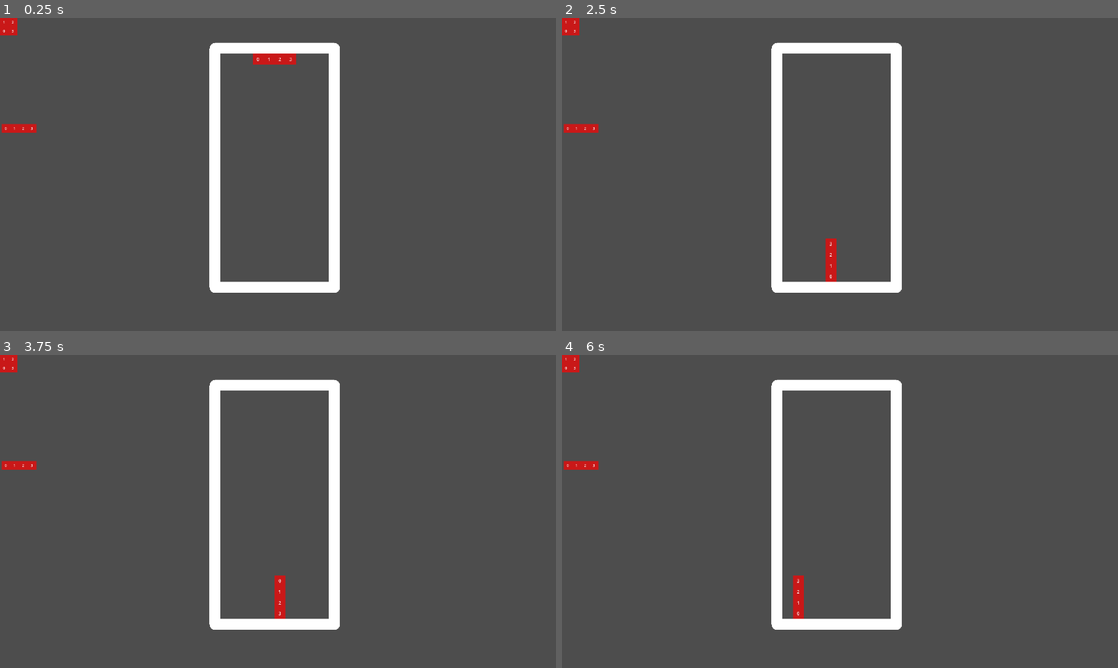
Above: before the commit, frames 1-4 (two rows, left to right).
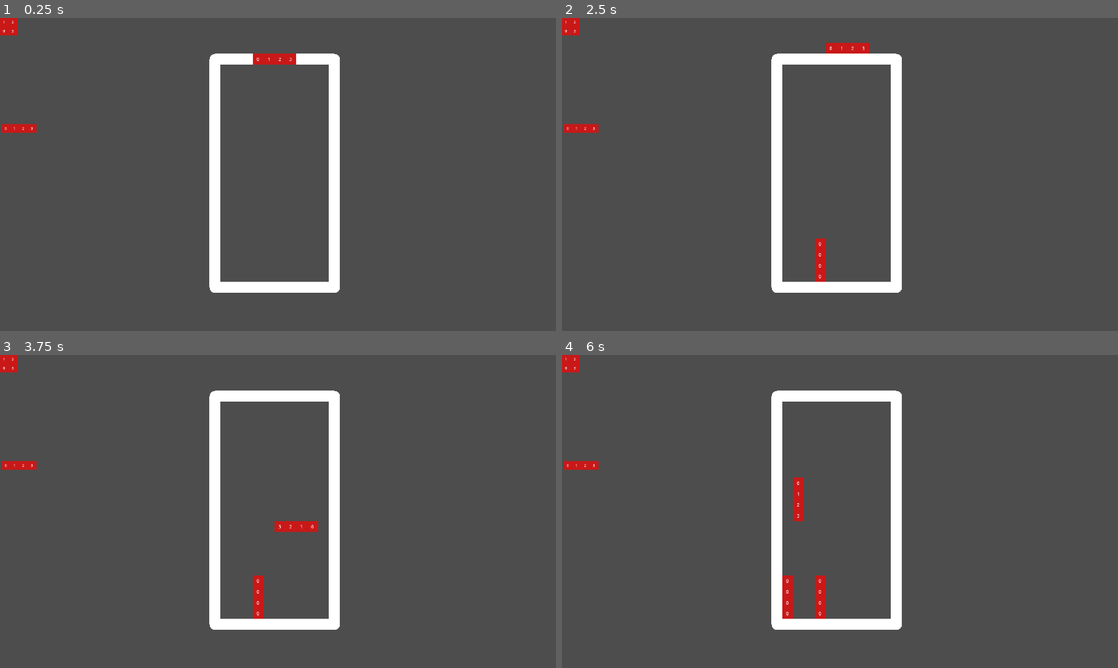
Above: after the commit, the same moments.

Repository: alpdk/tetris-godot
Game: Godot game, scene res://level/level.tscn
Two runs of this game, one before a commit and one after it. Both use one fixed random seed, a clock stepped at 60 frames per second and the inputs below.
Inputs (mouse positions are in pixels of both pictures, inside the frame that each line leads up to):
- Up to frame 1 (0.25 s): no input
- Up to frame 2 (2.5 s): move the mouse to (962, 158) at 0.52 s; hold D (slide_right) 0.53-1.28 s; click (962, 158) at 0.6 s; move the mouse to (728, 190) at 1.27 s; hold A (slide_left) 1.28-2.03 s; click (728, 190) at 1.35 s; move the mouse to (895, 105) at 2.02 s; hold D (slide_right) from 2.03 s (still down); click (895, 105) at 2.1 s
- Up to frame 3 (3.75 s): move the mouse to (250, 574) at 2.77 s; click (250, 574) at 2.85 s; move the mouse to (444, 558) at 3.52 s; release D (slide_right) at 3.53 s; hold A (slide_left) from 3.53 s (still down); click (444, 558) at 3.6 s
- Up to frame 4 (6 s): move the mouse to (673, 464) at 4.27 s; click (673, 464) at 4.35 s; move the mouse to (867, 511) at 5.02 s; click (867, 511) at 5.1 s; move the mouse to (756, 433) at 5.77 s; release A (slide_left) at 5.78 s; hold D (slide_right) from 5.78 s (still down); click (756, 433) at 5.85 s

The runs differ from the first frame. In frame 1, 1.3% of the frame differs, in the area x 37-62%, y 7-15%; in frame 2, 2.1%; in frame 3, 2.4%; in frame 4, 2.6%, in the area x 37-62%, y 7-85%.

Commit message:
Fixed blocks and binary board appearnce and interaction, when block is stoped at the bottom line

Diff:
--- a/board/board.tscn
+++ b/board/board.tscn
@@ -7,12 +7,12 @@
 
 [node name="BoardBox" type="Line2D" parent="." unique_id=2089109878]
 texture_repeat = 3
-points = PackedVector2Array(0, -440, 220, -440, 220, 0, 0, 0)
+points = PackedVector2Array(0, -420, 220, -420, 220, 0, 0, 0)
 closed = true
 width = 20.0
 joint_mode = 2
 
-[node name="Lines" type="Node2D" parent="." unique_id=1409746379]
+[node name="Lines" type="Node2D" parent="." unique_id=1707807347]
 
 [node name="DownTimer" type="Timer" parent="." unique_id=1672051842]
 wait_time = 0.1
--- a/board/src/board.gd
+++ b/board/src/board.gd
@@ -98,7 +98,7 @@
 	# create nodes for each new line
 	for i in range(rows_count):
 		var new_line : Node2D = Node2D.new()
-		new_line.name = "Line_%s" % int(-i)
+		new_line.name = "Line_%s" % int(i)
 		lines.add_child(new_line)
 
 	# fill blocks_board and binary_board
@@ -106,15 +106,24 @@
 	var block : PackedScene = load("res://block/block.tscn")
 
 	for row_ind in range(rows_count):
-		var blocks_row : Array[Node2D] = []
+		var blocks_row : Array[Block] = []
 		var binary_row : Array[int] = []
 
 		for col_ind in range(columns_count):
-			blocks_row.append(block.instantiate())
+			var new_block : Block = block.instantiate()
+			new_block.position = self._grid_to_pos(Vector2(col_ind, row_ind))
+			new_block.visible = false
+
+			var target_line : Node = get_node("./Lines/Line_%s" % col_ind)
+			new_block.name = "Block_%s" % row_ind
+
+			target_line.add_child(new_block)
+
+			blocks_row.append(new_block)
 			binary_row.append(0)
 
 		blocks_board.append(blocks_row)
-		binary_row.append(binary_row)
+		binary_board.append(binary_row)
 
 	# load names of figure scenese
 	_load_figure_scene_paths()
@@ -125,7 +134,7 @@
 func _on_child_entered_tree(node: Node) -> void:
 	# if Figure was added, place it at specific place
 	if node is Figure:
-		var shifted_spawn_pos : Vector2i = Vector2i(fig_spawn_grid_pos.x - int(node.width / 2), fig_spawn_grid_pos.y)
+		var shifted_spawn_pos : Vector2 = Vector2(fig_spawn_grid_pos.x - int(node.width / 2), fig_spawn_grid_pos.y)
 		node.position = self._grid_to_pos(shifted_spawn_pos)
 
 #func _collect_cur_figure_blocks_pos(fig_grid_pos : Vector2) -> Dictionary:
@@ -200,22 +209,48 @@
 #
 #	_load_new_fig()
 
+func _can_slide_fig_down(fig_grid_pos : Vector2) -> bool:
+	"""
+	Check, if we can slide current figure down
+
+	Argumetns:
+		* fig_grid_pos (Vector2) : grid position of the current figure
+
+	Returns:
+		* bool: true, if there is no obstacles
+				false, if there is obstacles
+	"""
+	print(fig_grid_pos)
+	if fig_grid_pos.y == 0:
+		return false
+
+	return true
+
+func _update_game_boards(fig_grid_pos : Vector2):
+	"""
+	Update game boards because figure stoped moving
+
+	Argumetns:
+		* fig_grid_pos (Vector2) : grid position of the current figure
+	"""
+	var fig_blocks : Array = cur_figure.get_blocks()
+
+	for block in fig_blocks:
+		var block_grid_pos : Vector2i = self._pos_to_grid(cur_figure.position + block.position)
+
+		binary_board[block_grid_pos.y][block_grid_pos.x] = 1
+		blocks_board[block_grid_pos.y][block_grid_pos.x].visible = true
+
+
 func _on_down_timer_timeout() -> void:
 	if cur_figure == null:
 		return
 
 	# transform position to grid format
 	var fig_grid_pos : Vector2 = self._pos_to_grid(cur_figure.position)
-#	print(fig_grid_pos)
-
-#	# dictionary of cells, below which we need to chek, that no obstacels
-#	var blocks_cur_pos : Dictionary = self._collect_cur_figure_blocks_pos(fig_grid_pos)
-
-	if false:
-#		cur_figure.queue_free()
-#		There should be code, that will move blocks, into lines
-		pass
-	else:
+
+	# check if figure can be moved down
+	if self._can_slide_fig_down(fig_grid_pos):
 		# move figure down by 1
 		print(fig_grid_pos)
 		if fig_grid_pos.y > 0:
@@ -223,6 +258,11 @@
 
 		# update possition of the figure in the world
 		cur_figure.position = self._grid_to_pos(fig_grid_pos)
+	else:
+		# update tables of the board and load new figure
+		self._update_game_boards(fig_grid_pos)
+		cur_figure.queue_free()
+		_load_new_fig()
 
 func _process(_delta: float) -> void:
 #	print(cur_figure.position)
